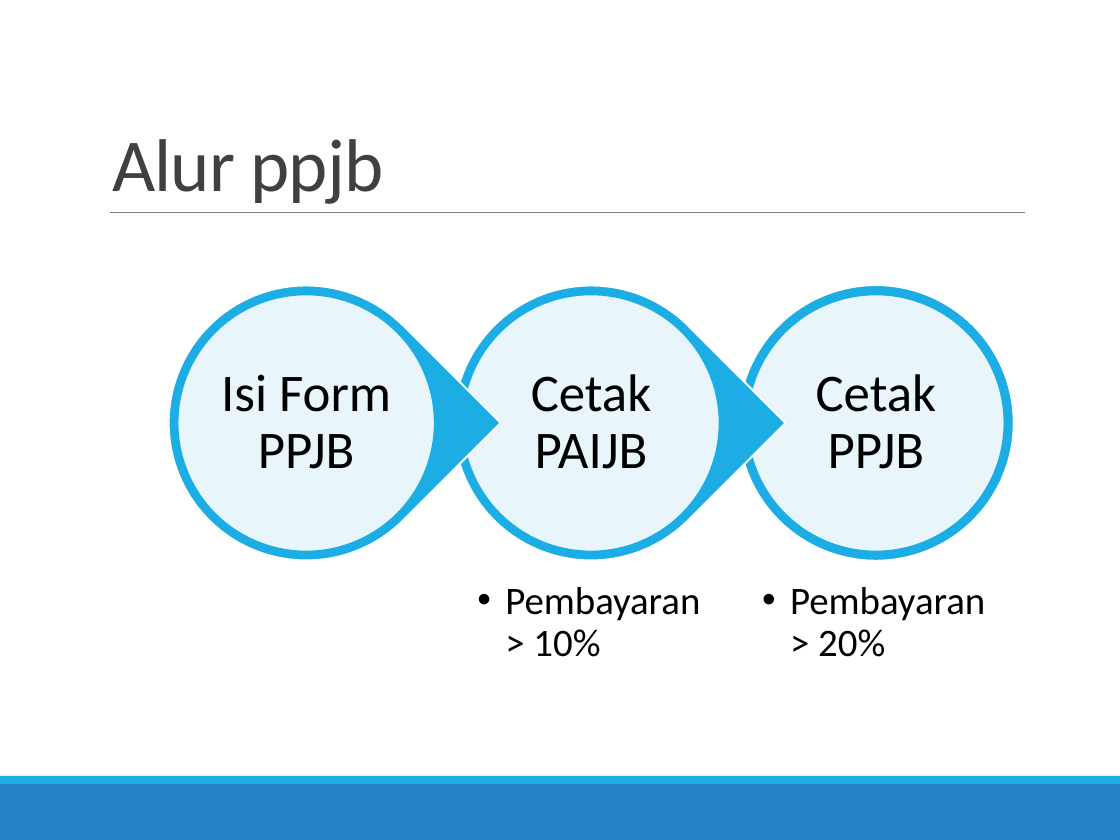
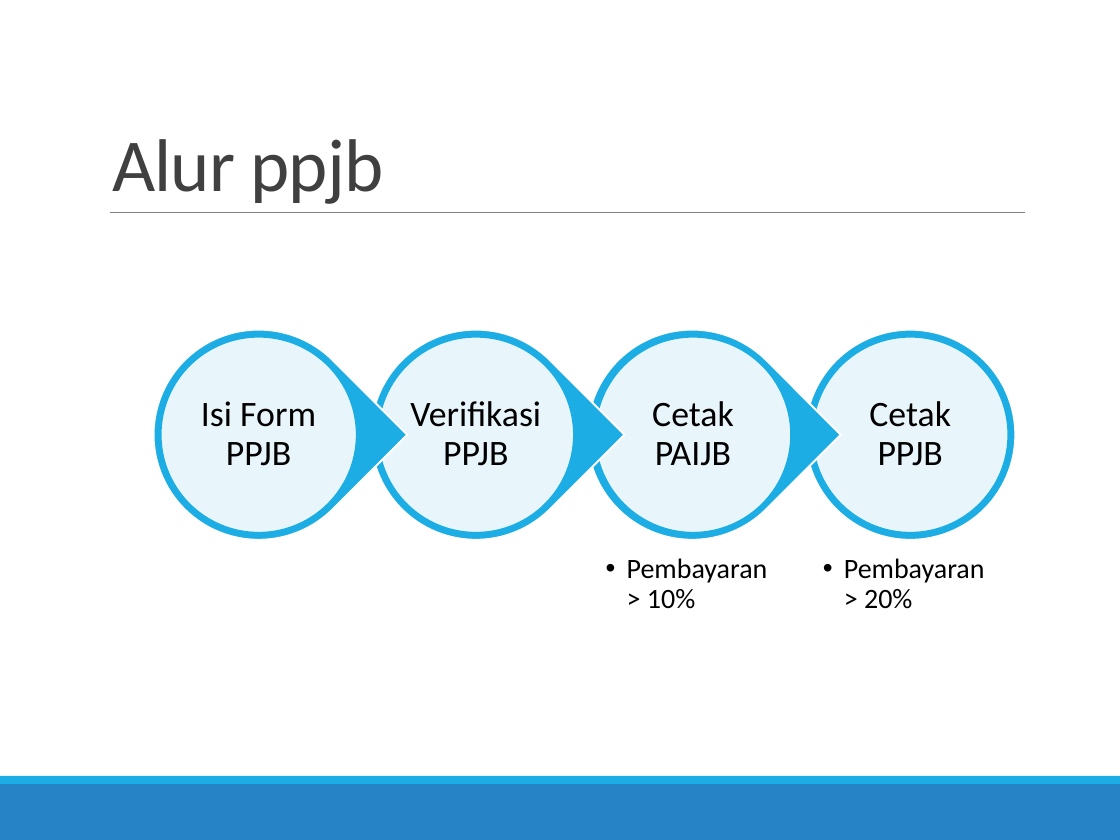
Before and after one commit to rizafr/market_ancol, a slide deck: slide 12 of PELATIHAN/PELATIHAN SIAPPRO.pptx (slide 7 before the commit). Drawn at 1120x840 pixels with LibreOffice and Linux fonts; fonts in the diff are those of the drawing. Boxes give left, top, right and bottom in pixels: in the first picture for what was removed or moved away, otherwise in the second. Text is boxed around its words. In the diff, an @@ line names an element or a change of style, - is before the commit and + after.

```diff
--- a/PELATIHAN/PELATIHAN SIAPPRO.pptx
+++ b/PELATIHAN/PELATIHAN SIAPPRO.pptx
@@ teardrop: place and size @@
-teardrop at <box>112,229,500,617</box>
+teardrop at <box>110,286,408,583</box>
@@ teardrop added at <box>327,286,625,583</box>, fill #1CADE4, outline #FFFFFF 1.25 pt @@
@@ teardrop: place and size @@
-teardrop at <box>397,229,785,617</box>
+teardrop at <box>543,286,841,583</box>
@@ ellipse: place and size @@
-ellipse at <box>738,286,1014,561</box>
+ellipse at <box>805,329,1016,540</box>
@@ ellipse: place and size @@
-ellipse at <box>177,295,435,552</box>
+ellipse at <box>160,337,356,533</box>
@@ ellipse added at <box>377,337,573,533</box>, fill #FFFFFF at 90% opacity, outline #1CADE4 1.25 pt @@
@@ ellipse: place and size @@
-ellipse at <box>463,295,720,552</box>
+ellipse at <box>595,337,791,533</box>
@@ ellipse: place and size @@
-ellipse at <box>747,295,1005,552</box>
+ellipse at <box>812,337,1008,533</box>
@@ text "Isi Form PPJB": place and size @@
-text "Isi Form PPJB" at <box>221,374,391,469</box>
+text "Isi Form PPJB" at <box>201,401,316,466</box>
@@ size 34 to 23 pt; less space between paragraphs in 3 elements at <box>869,401,951,466</box>, <box>201,401,316,466</box>, <box>652,401,734,466</box> @@
@@ text "Cetak PAIJB": place and size @@
-text "Cetak PAIJB" at <box>531,374,651,469</box>
+text "Cetak PAIJB" at <box>652,401,734,466</box>
@@ text "Cetak PPJB": place and size @@
-text "Cetak PPJB" at <box>816,374,936,469</box>
+text "Cetak PPJB" at <box>869,401,951,466</box>
@@ text added at <box>410,401,541,466</box>, 23 pt, text #000000 @@
+Verifikasi PPJB
@@ text "Pembayaran > 10%" at <box>627,558,768,609</box>: size 25 to 18 pt; indent changed; less space between paragraphs @@
@@ text "Pembayaran > 10%": place and size @@
-text "Pembayaran > 10%" at <box>505,587,700,657</box>
+text "Pembayaran > 10%" at <box>627,558,768,609</box>
@@ text "Pembayaran > 20%": place and size @@
-text "Pembayaran > 20%" at <box>790,587,985,657</box>
+text "Pembayaran > 20%" at <box>844,558,985,609</box>
@@ text "Pembayaran > 20%" at <box>844,558,985,609</box>: size 25 to 18 pt; indent changed; less space between paragraphs @@
```
Also in this commit, not shown: 14 other files.
